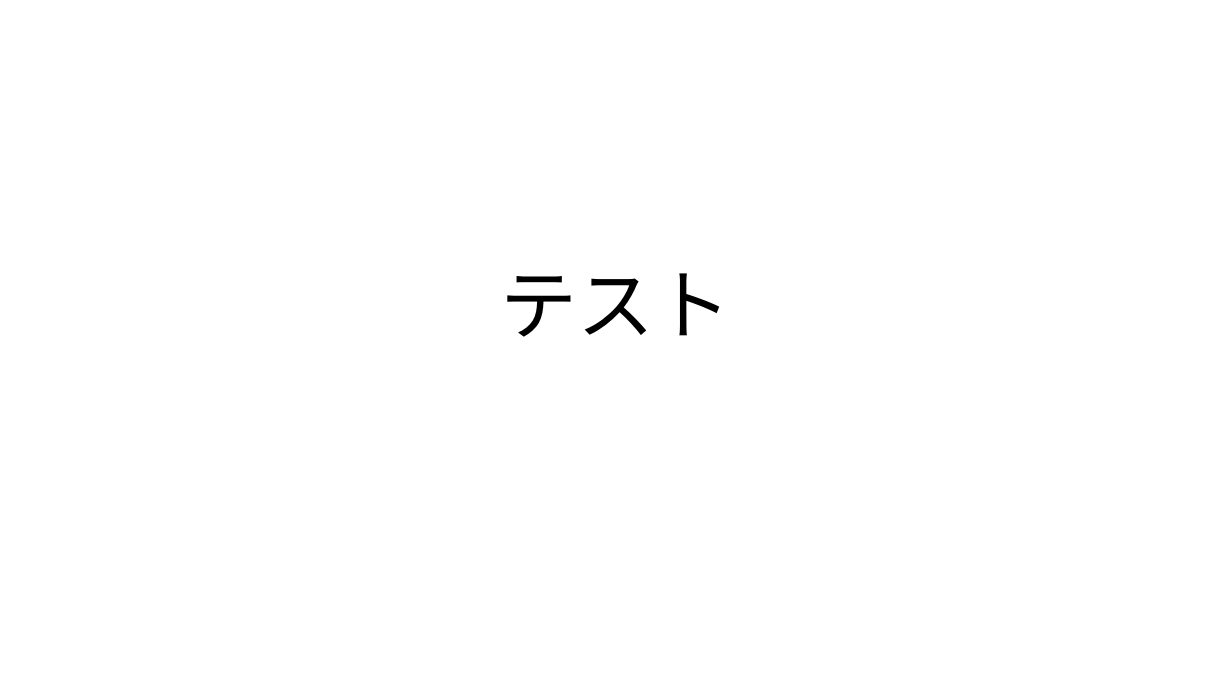
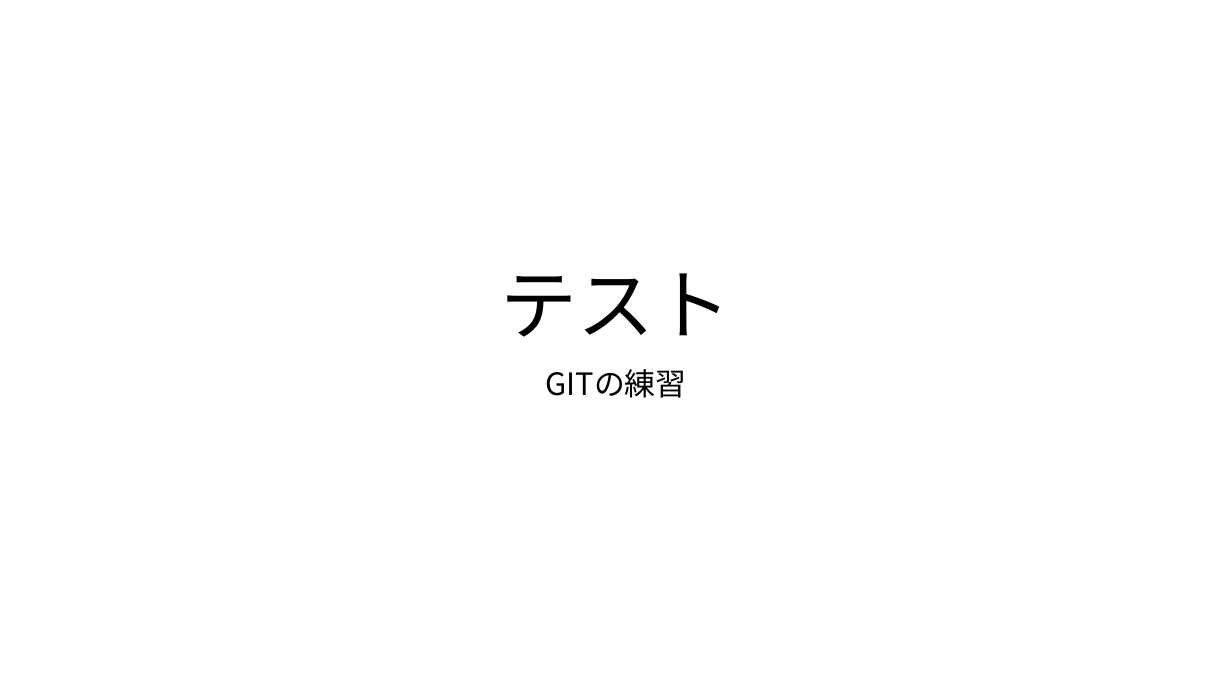
Before and after one commit to tsemb/intro_git, a slide deck: slide 1 of test.pptx. Drawn at 1232x693 pixels with LibreOffice and Linux fonts; fonts in the diff are those of the drawing. Boxes give left, top, right and bottom in pixels: in the first picture for what was removed or moved away, otherwise in the second. Text is boxed around its words. In the diff, an @@ line names an element or a change of style, - is before the commit and + after.

```diff
--- a/test.pptx
+++ b/test.pptx
@@ subtitle added at [545,369,686,398], 24 pt, text #000000 @@
+GITの練習
```
Also in this commit, not shown: 1 other file.
